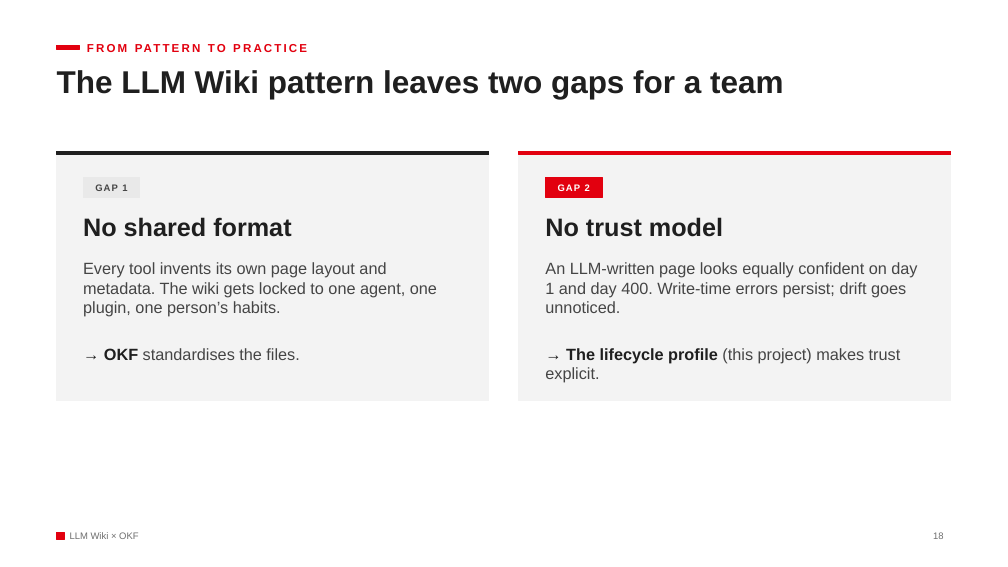
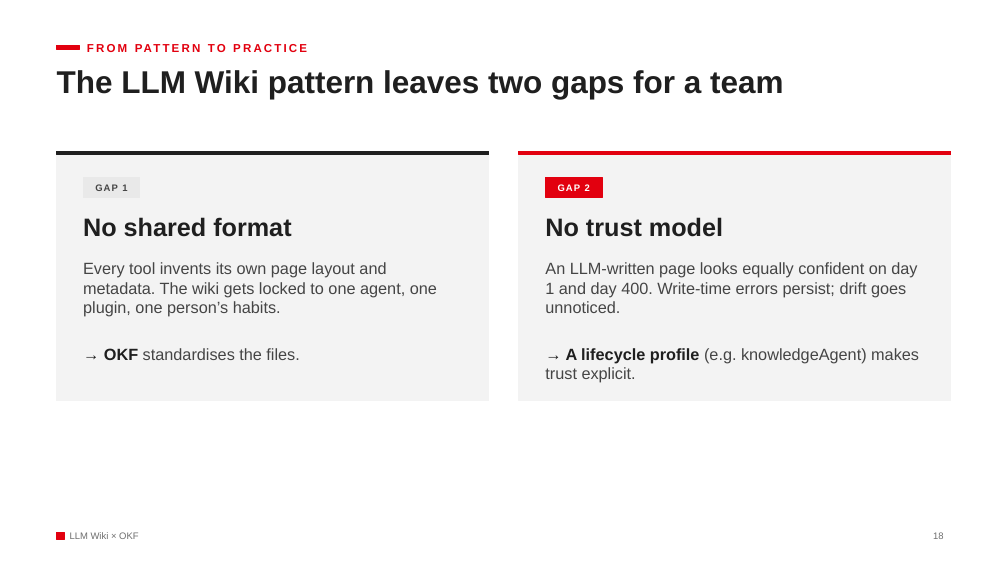
Before and after one commit to yishao1224-design/knowledgeAgent, a slide deck: slide 18 of docs/presentation/llm-wiki-okf.pptx. Drawn at 1008x567 pixels with LibreOffice and Linux fonts; fonts in the diff are those of the drawing. Boxes give left, top, right and bottom in pixels: in the first picture for what was removed or moved away, otherwise in the second. Text is boxed around its words. In the diff, an @@ line names an element or a change of style, - is before the commit and + after.

```diff
--- a/docs/presentation/llm-wiki-okf.pptx
+++ b/docs/presentation/llm-wiki-okf.pptx
@@ text at (545, 348, 919, 383): text changed @@
-→ The lifecycle profile (this project) makes trust explicit.
+→ A lifecycle profile (e.g. knowledgeAgent) makes trust explicit.
```
Also in this commit, not shown: 1 other slide changed, 2 other files.
